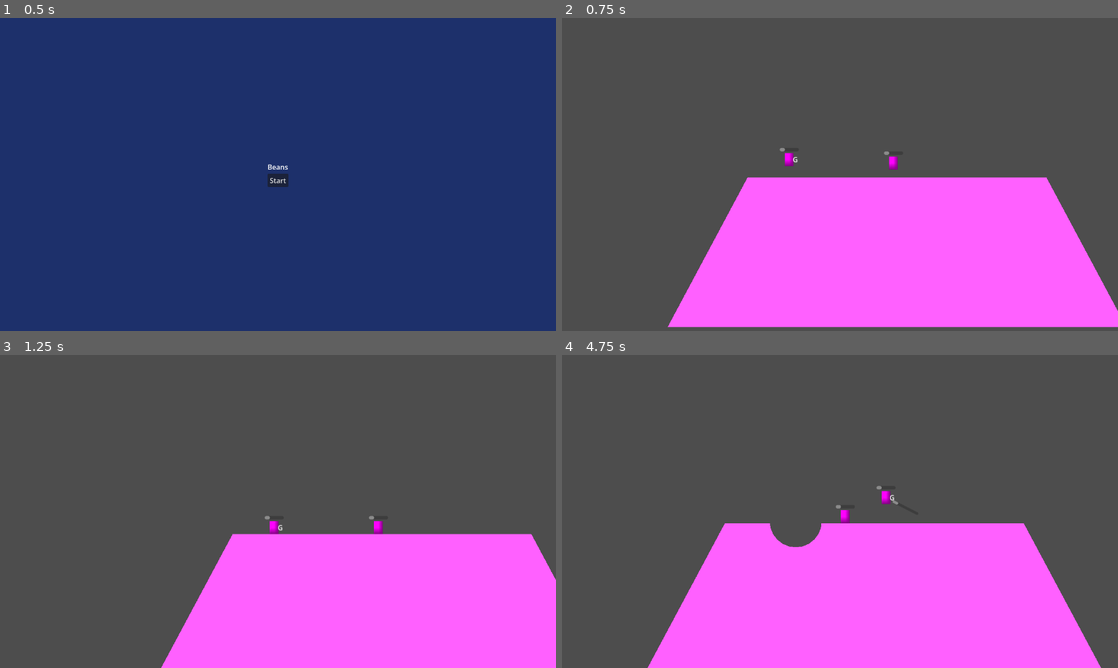
Above: before the commit, frames 1-4 (two rows, left to right).
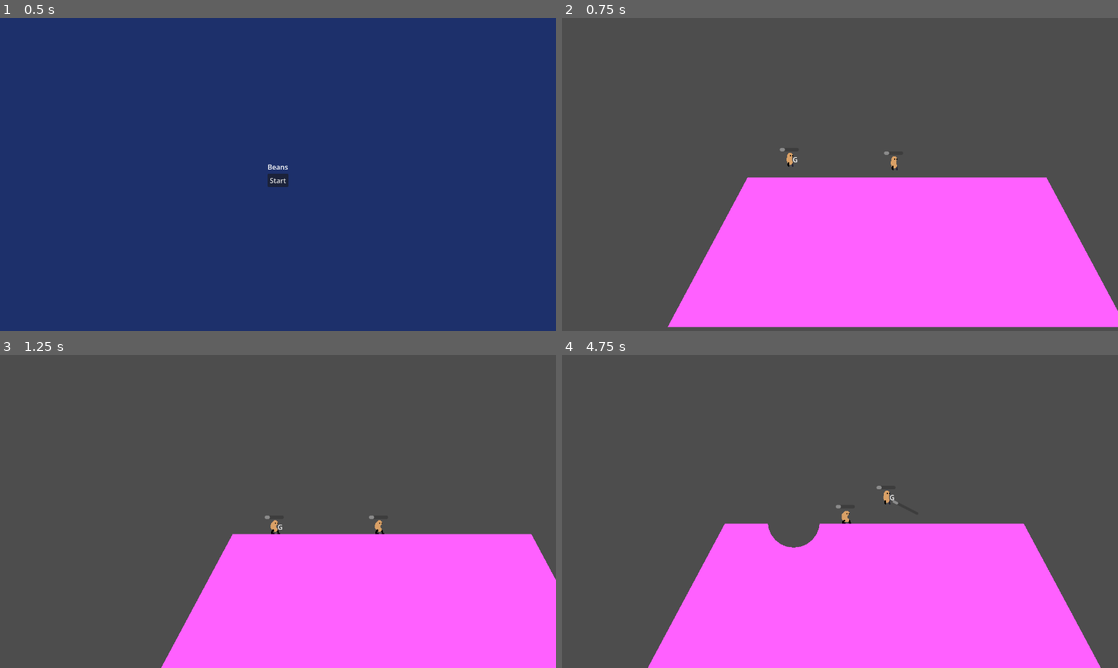
Above: after the commit, the same moments.

Repository: fredchien3/20-game-challenge
Game: Godot game, scene res://main/main.tscn
Same seed, same stepped clock (60 frames per second), same inputs: the game is played once before the commit and once after it.
Inputs (mouse positions are in pixels of both pictures, inside the frame that each line leads up to):
- Up to frame 1 (0.5 s): no input
- Up to frame 2 (0.75 s): click "Start" at 0.5 s
- Up to frame 3 (1.25 s): no input
- Up to frame 4 (4.75 s): tap Enter (ui_accept) at 1.25, 1.35, 2.3, 3.5, 3.8, 4.25 s; move the mouse to (962, 495) at 1.27 s; hold D (move_right) 1.28-2.78 s; click (962, 495) at 1.42 s; tap Space (jump) at 1.52, 1.55, 1.82, 2.1, 2.27, 2.57, 3.05, 3.77, 4.07, 4.52, 4.55 s; move the mouse to (728, 527) at 2.02 s; move the mouse to (895, 442) at 2.77 s; hold A (move_left) 2.78-3.53 s; hold 2 (select_bazooka) 2.78-3.53 s; move the mouse to (812, 574) at 3.52 s; hold D (move_right) from 3.53 s (still down); tap 1 (select_grenade) at 3.6 s; click (812, 574) at 3.67 s; move the mouse to (1006, 558) at 4.27 s; press the mouse at (1006, 558) at 4.28 s

Frame 1 is identical in both runs. In frame 2, 0.1% of the frame differs, in the area x 40-61%, y 43-49%; in frame 3, 0.2%; in frame 4, 0.4%, in the area x 15-97%, y 43-100%.

Commit message:
Add basic pinto bean animations (idle, walk, jump)

Diff:
--- a/7--worms/worm/worm.gd
+++ b/7--worms/worm/worm.gd
@@ -21,6 +21,7 @@
 @export var Health: ProgressBar
 @export var PowerBar: ProgressBar
 @export var WeaponLabel: Label
+@export var Sprite: AnimatedSprite2D
 
 var can_move = false
 var can_shoot = false
@@ -88,17 +89,27 @@
 
 
 func handle_movement_input() -> void:
+	# TODO: add static typing
+	var animation_to_set = "idle"
+
 	if can_move:
-		if Input.is_action_just_pressed("ui_accept") and is_on_floor():
+		if Input.is_action_just_pressed("jump") and is_on_floor():
 			velocity.y = JUMP_VELOCITY
 
 	# Get the input direction and handle the movement/deceleration.
-	# As good practice, you should replace UI actions with custom gameplay actions.
 	var direction := Input.get_axis("move_left", "move_right")
 	if can_move and direction:
 		velocity.x = direction * SPEED
+		animation_to_set = "walk"
+		Sprite.flip_h = direction < 0
 	else:
 		velocity.x = move_toward(velocity.x, 0, SPEED * 0.5)
+		animation_to_set = "idle"
+
+	if velocity.y != 0:
+		animation_to_set = "jump"
+
+	Sprite.animation = animation_to_set
 
 
 func handle_weapon_input(delta: float) -> void:
--- a/7--worms/worm/worm.tscn
+++ b/7--worms/worm/worm.tscn
@@ -3,12 +3,110 @@
 [ext_resource type="Script" uid="uid://dyfr84pc3vg3s" path="res://worm/worm.gd" id="1_owvmj"]
 [ext_resource type="PackedScene" uid="uid://3lmayatxfj70" path="res://weapons/grenade.tscn" id="2_cbyew"]
 [ext_resource type="PackedScene" uid="uid://kykg8bjome8x" path="res://weapons/bazooka.tscn" id="3_ro6a8"]
+[ext_resource type="Texture2D" uid="uid://ckvvbgyd6fwgv" path="res://worm/pinto-idle.png" id="4_houbu"]
+[ext_resource type="Texture2D" uid="uid://hnxodmg7uihx" path="res://worm/pinto-jump.png" id="5_houbu"]
+[ext_resource type="Texture2D" uid="uid://csl8ps1ntfmcn" path="res://worm/pinto-walk.png" id="6_6fbys"]
 
-[sub_resource type="PlaceholderTexture2D" id="PlaceholderTexture2D_wm2cs"]
+[sub_resource type="AtlasTexture" id="AtlasTexture_i34a6"]
+atlas = ExtResource("4_houbu")
+region = Rect2(0, 0, 32, 32)
+
+[sub_resource type="AtlasTexture" id="AtlasTexture_ncaup"]
+atlas = ExtResource("4_houbu")
+region = Rect2(32, 0, 32, 32)
+
+[sub_resource type="AtlasTexture" id="AtlasTexture_xpncx"]
+atlas = ExtResource("5_houbu")
+region = Rect2(0, 0, 32, 32)
+
+[sub_resource type="AtlasTexture" id="AtlasTexture_shk6a"]
+atlas = ExtResource("5_houbu")
+region = Rect2(32, 0, 32, 32)
+
+[sub_resource type="AtlasTexture" id="AtlasTexture_bga72"]
+atlas = ExtResource("6_6fbys")
+region = Rect2(0, 0, 32, 32)
+
+[sub_resource type="AtlasTexture" id="AtlasTexture_6wuwh"]
+atlas = ExtResource("6_6fbys")
+region = Rect2(32, 0, 32, 32)
+
+[sub_resource type="AtlasTexture" id="AtlasTexture_7iu6d"]
+atlas = ExtResource("6_6fbys")
+region = Rect2(64, 0, 32, 32)
+
+[sub_resource type="AtlasTexture" id="AtlasTexture_hq7r5"]
+atlas = ExtResource("6_6fbys")
+region = Rect2(96, 0, 32, 32)
+
+[sub_resource type="AtlasTexture" id="AtlasTexture_qk618"]
+atlas = ExtResource("6_6fbys")
+region = Rect2(128, 0, 32, 32)
+
+[sub_resource type="AtlasTexture" id="AtlasTexture_qkfxm"]
+atlas = ExtResource("6_6fbys")
+region = Rect2(160, 0, 32, 32)
+
+[sub_resource type="AtlasTexture" id="AtlasTexture_rlcqx"]
+atlas = ExtResource("6_6fbys")
+region = Rect2(192, 0, 32, 32)
+
+[sub_resource type="SpriteFrames" id="SpriteFrames_4bq68"]
+animations = [{
+"frames": [{
+"duration": 1.0,
+"texture": SubResource("AtlasTexture_i34a6")
+}, {
+"duration": 1.0,
+"texture": SubResource("AtlasTexture_ncaup")
+}],
+"loop": true,
+"name": &"idle",
+"speed": 2.0
+}, {
+"frames": [{
+"duration": 1.0,
+"texture": SubResource("AtlasTexture_xpncx")
+}, {
+"duration": 1.0,
+"texture": SubResource("AtlasTexture_shk6a")
+}],
+"loop": true,
+"name": &"jump",
+"speed": 2.0
+}, {
+"frames": [{
+"duration": 1.0,
+"texture": SubResource("AtlasTexture_bga72")
+}, {
+"duration": 1.0,
+"texture": SubResource("AtlasTexture_6wuwh")
+}, {
+"duration": 1.0,
+"texture": SubResource("AtlasTexture_7iu6d")
+}, {
+"duration": 1.0,
+"texture": SubResource("AtlasTexture_hq7r5")
+}, {
+"duration": 1.0,
+"texture": SubResource("AtlasTexture_qk618")
+}, {
+"duration": 1.0,
+"texture": SubResource("AtlasTexture_qkfxm")
+}, {
+"duration": 1.0,
+"texture": SubResource("AtlasTexture_rlcqx")
+}],
+"loop": true,
+"name": &"walk",
+"speed": 10.0
+}]
 
 [sub_resource type="CapsuleShape2D" id="CapsuleShape2D_wm2cs"]
+height = 32.0
 
-[node name="Worm" type="CharacterBody2D" unique_id=1631304650 node_paths=PackedStringArray("Health", "PowerBar", "WeaponLabel") groups=["worms"]]
+[node name="Worm" type="CharacterBody2D" unique_id=1631304650 node_paths=PackedStringArray("Health", "PowerBar", "WeaponLabel", "Sprite") groups=["worms"]]
+texture_filter = 1
 collision_layer = 2
 script = ExtResource("1_owvmj")
 explosion_radius = 50.0
@@ -19,13 +117,16 @@
 Health = NodePath("UI/Health")
 PowerBar = NodePath("UI/PowerBar")
 WeaponLabel = NodePath("UI/Weapon")
+Sprite = NodePath("AnimatedSprite2D")
 
-[node name="Sprite2D" type="Sprite2D" parent="." unique_id=622019416]
+[node name="AnimatedSprite2D" type="AnimatedSprite2D" parent="." unique_id=186977195]
 position = Vector2(-4.76837e-07, -2.38419e-07)
-scale = Vector2(20, 30)
-texture = SubResource("PlaceholderTexture2D_wm2cs")
+sprite_frames = SubResource("SpriteFrames_4bq68")
+animation = &"walk"
+autoplay = "idle"
 
 [node name="CollisionShape2D" type="CollisionShape2D" parent="." unique_id=2094025430]
+position = Vector2(2, 0)
 shape = SubResource("CapsuleShape2D_wm2cs")
 
 [node name="UI" type="Control" parent="." unique_id=852118461]
Binary file added: 7--worms/worm/pinto-idle.aseprite
Binary file added: 7--worms/worm/pinto-idle.png
Not shown, added: 7--worms/worm/pinto-idle.png.import
Binary file added: 7--worms/worm/pinto-jump.aseprite
Binary file added: 7--worms/worm/pinto-jump.png
Not shown, added: 7--worms/worm/pinto-jump.png.import
Binary file added: 7--worms/worm/pinto-walk.aseprite
Binary file added: 7--worms/worm/pinto-walk.png
Not shown, added: 7--worms/worm/pinto-walk.png.import
